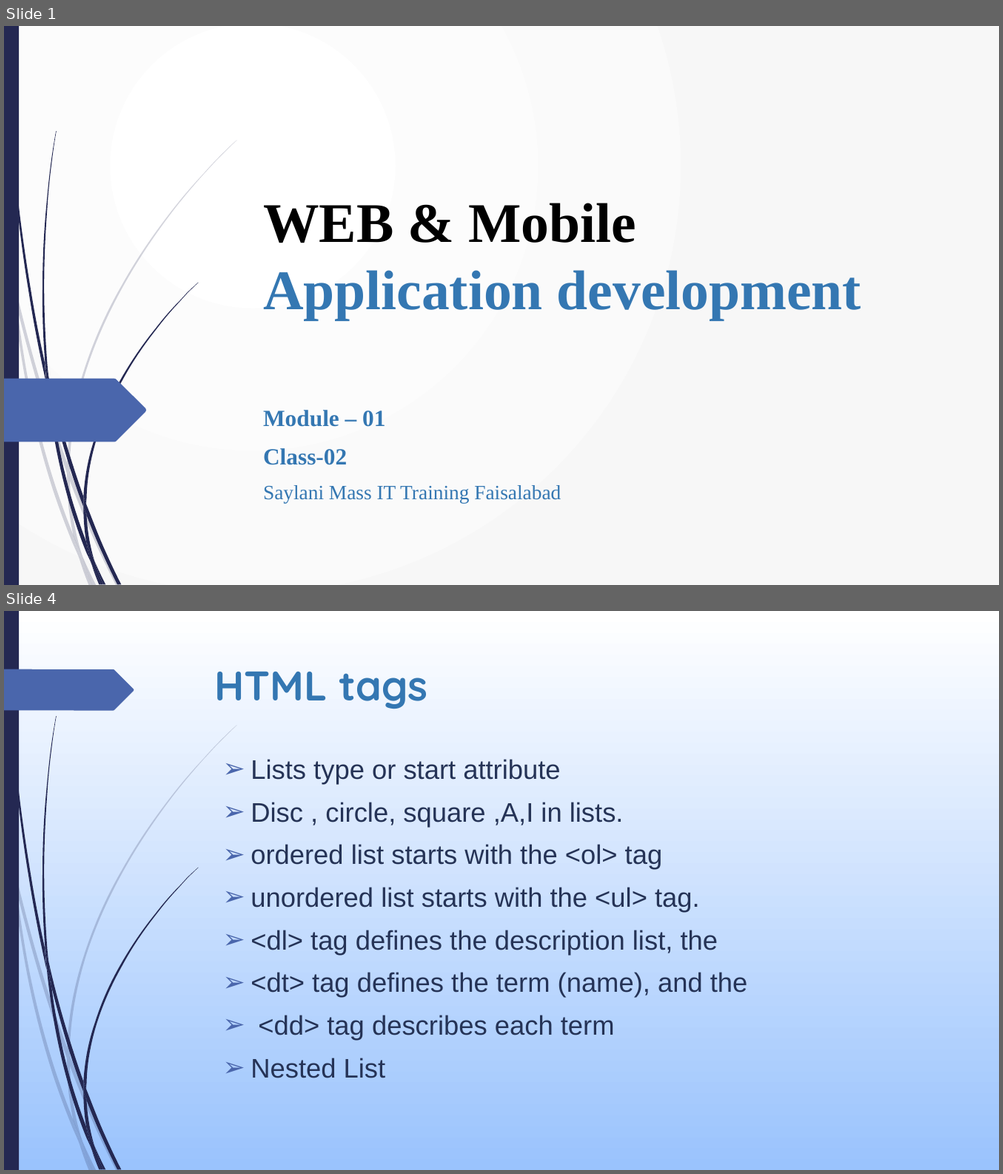
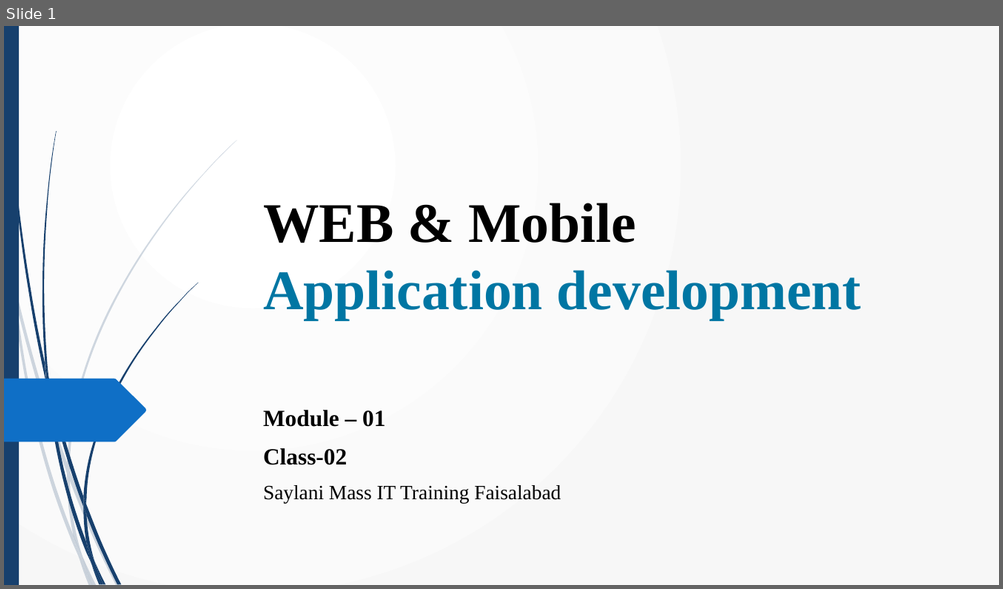
Before and after one commit to umairazmat/SMIT-WMA-6-A, a slide deck: Presentations/HTML Class 02.pptx. Shown one above the other, each under a label of ours: slides 1 and 4 before the commit, slide 1 after it; the slides between them are not shown. The pictures are 1003x1174 and 1003x589 pixels, drawn with LibreOffice and Linux fonts; fonts in the diff are those of the drawing. Boxes give left, top, right and bottom in pixels: in the first picture for what was removed or moved away, otherwise in the second. Text is boxed around its words. In the diff, an @@ line names an element or a change of style, - is before the commit and + after.

Commit message:
class 04

```diff
--- a/Presentations/HTML Class 02.pptx
+++ b/Presentations/HTML Class 02.pptx
@@ slide 4 removed at (4, 611, 999, 1170), background gradient #FFFFFF to #9BC3FE; not listed: 23 template elements that a slide beside it also shows @@
@@ freeform shape removed at (4, 669, 134, 710) @@
@@ title removed at (214, 672, 428, 709) @@
-HTML tags
@@ text removed at (250, 759, 748, 1079) @@
-➢ Lists type or start attribute
-➢ Disc , circle, square ,A,I in lists.
-➢ ordered list starts with the <ol> tag
-➢ unordered list starts with the <ul> tag.
-➢ <dl> tag defines the description list, the
-➢ <dt> tag defines the term (name), and the
-➢ <dd> tag describes each term
-➢ Nested List
@@ slide 1 changed as well @@
@@ title "WEB & Mobile Application development" at (263, 203, 861, 321): text colour #3477B2 to #0076A3 in "Application development" @@
@@ fill #242852 to #17406D in 13 elements at (6, 26, 46, 385), (48, 378, 83, 507), (86, 504, 121, 585), (46, 382, 91, 565), (95, 562, 106, 585), (45, 361, 52, 403), (83, 283, 198, 504), (91, 565, 101, 585), (83, 507, 94, 562), (83, 497, 86, 515), (86, 542, 103, 585), (4, 26, 19, 585), (42, 131, 57, 378) @@
@@ freeform shape at (4, 379, 147, 443): fill #4A66AC to #0F6FC6 @@
@@ subtitle "Module – 01" at (263, 410, 560, 503): text colour #3477B2 to #000000 @@
@@ fill #242852 at 20% opacity to #17406D at 20% opacity in 10 elements at (4, 236, 12, 287), (14, 284, 68, 473), (70, 471, 119, 585), (82, 557, 96, 585), (12, 287, 79, 559), (67, 473, 82, 557), (68, 140, 237, 471), (79, 559, 93, 585), (67, 463, 70, 481), (74, 536, 93, 585) @@
```
Also in this commit, not shown: 1 other slide changed, 6 slides added, 4 other slides removed, 10 other files.
